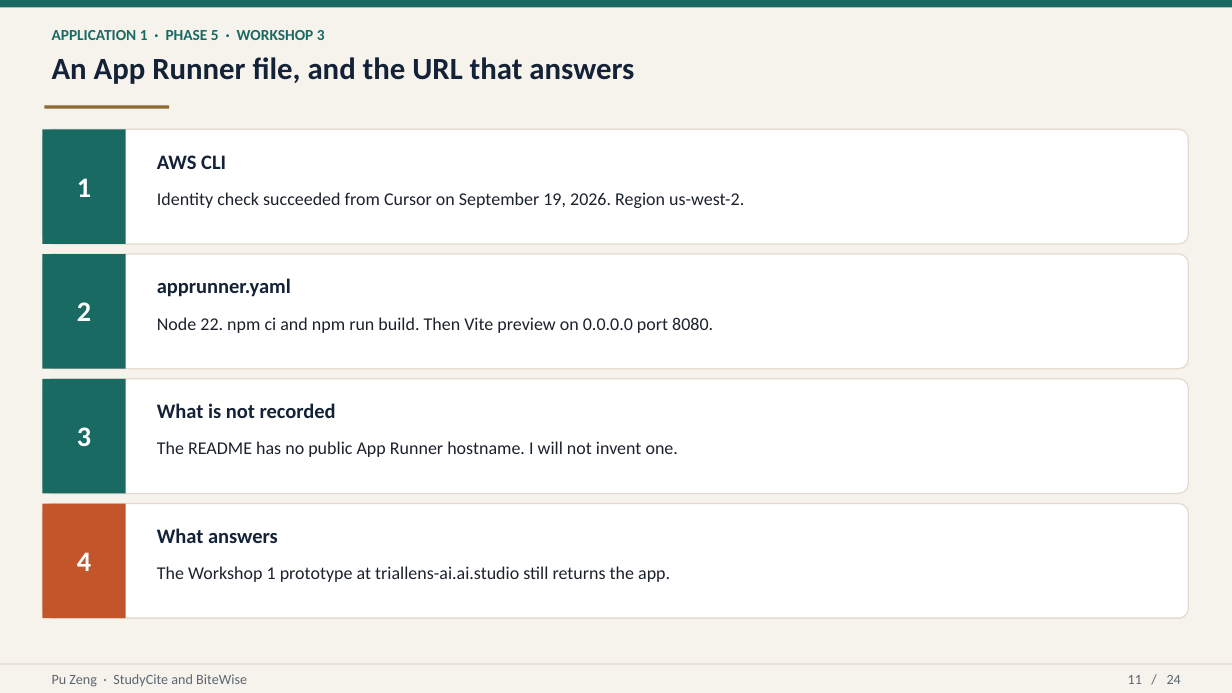
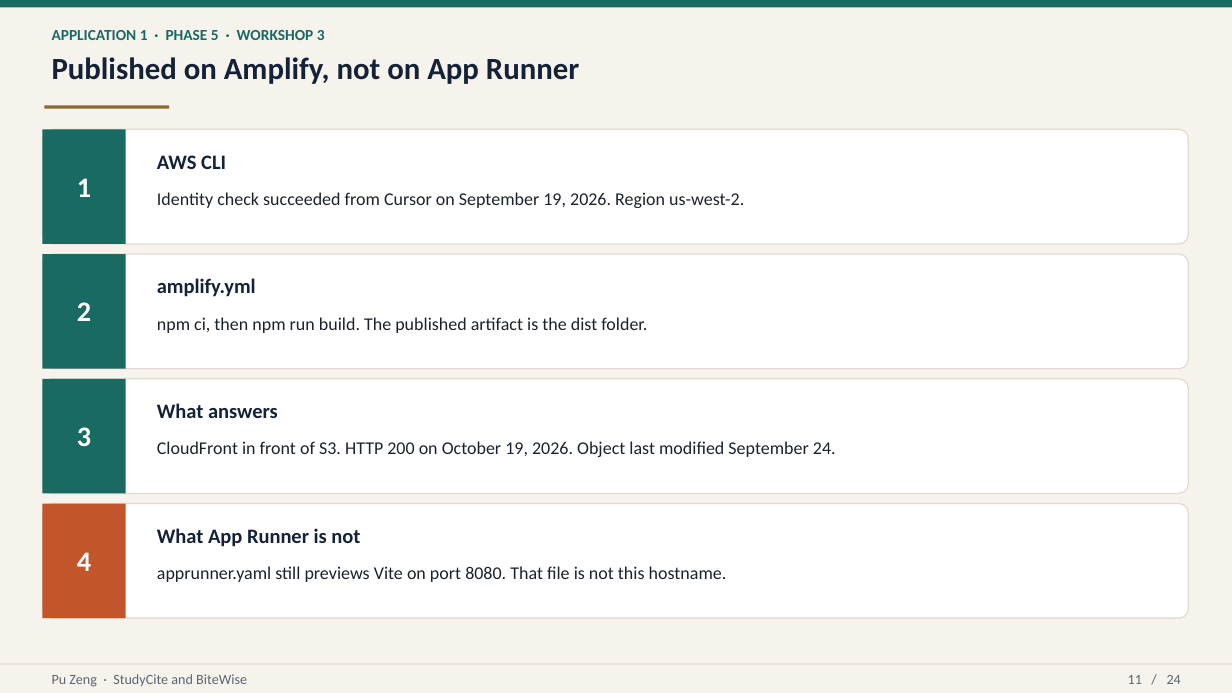
Before and after one commit to puzeng/AIML505_BiteWise, a slide deck: slide 11 of STUDYCITE_BITEWISE_CAPSTONE.pptx. Drawn at 1232x693 pixels with LibreOffice and Linux fonts; fonts in the diff are those of the drawing. Boxes give left, top, right and bottom in pixels: in the first picture for what was removed or moved away, otherwise in the second. Text is boxed around its words. In the diff, an @@ line names an element or a change of style, - is before the commit and + after.

Commit message:
Point the capstone deck at the published StudyCite app.
The first app's live demo is the Amplify host, with screenshots of that build, and App Runner stays a config file rather than the address that answers.

```diff
--- a/STUDYCITE_BITEWISE_CAPSTONE.pptx
+++ b/STUDYCITE_BITEWISE_CAPSTONE.pptx
@@ text at [52, 57, 579, 84]: text changed @@
-An App Runner file, and the URL that answers
+Published on Amplify, not on App Runner
@@ text at [157, 278, 256, 297]: text changed @@
-apprunner.yaml
+amplify.yml
@@ text at [157, 317, 647, 333]: text changed @@
-Node 22. npm ci and npm run build. Then Vite preview on 0.0.0.0 port 8080.
+npm ci, then npm run build. The published artifact is the dist folder.
@@ text at [157, 403, 278, 418]: text changed @@
-What is not recorded
+What answers
@@ text at [157, 441, 836, 457]: text changed @@
-The README has no public App Runner hostname. I will not invent one.
+CloudFront in front of S3. HTTP 200 on October 19, 2026. Object last modified September 24.
@@ text at [157, 528, 360, 547]: text changed @@
-What answers
+What App Runner is not
@@ text at [157, 566, 727, 582]: text changed @@
-The Workshop 1 prototype at triallens-ai.ai.studio still returns the app.
+apprunner.yaml still previews Vite on port 8080. That file is not this hostname.
```
Also in this commit, not shown: 6 other slides changed, 4 other files.
